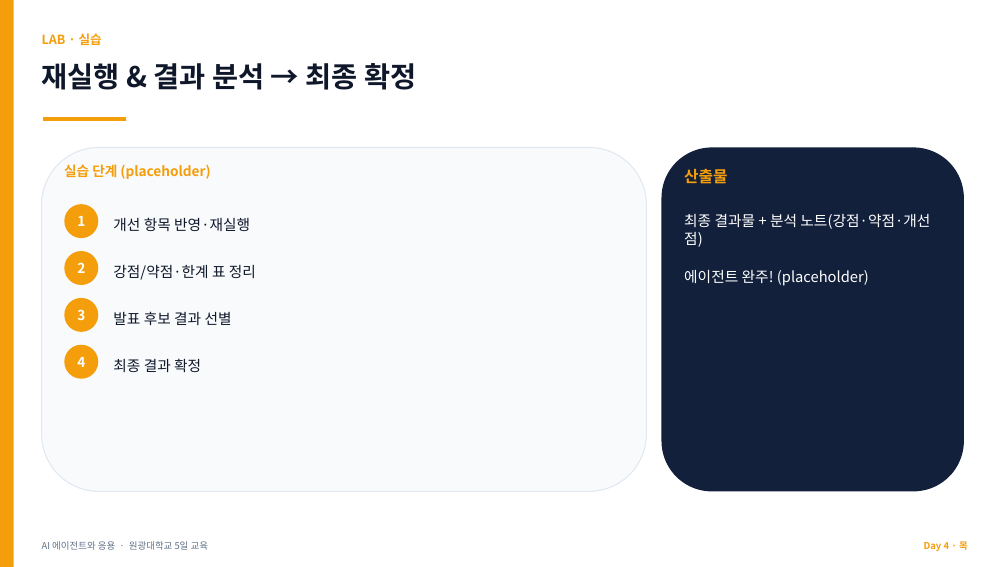
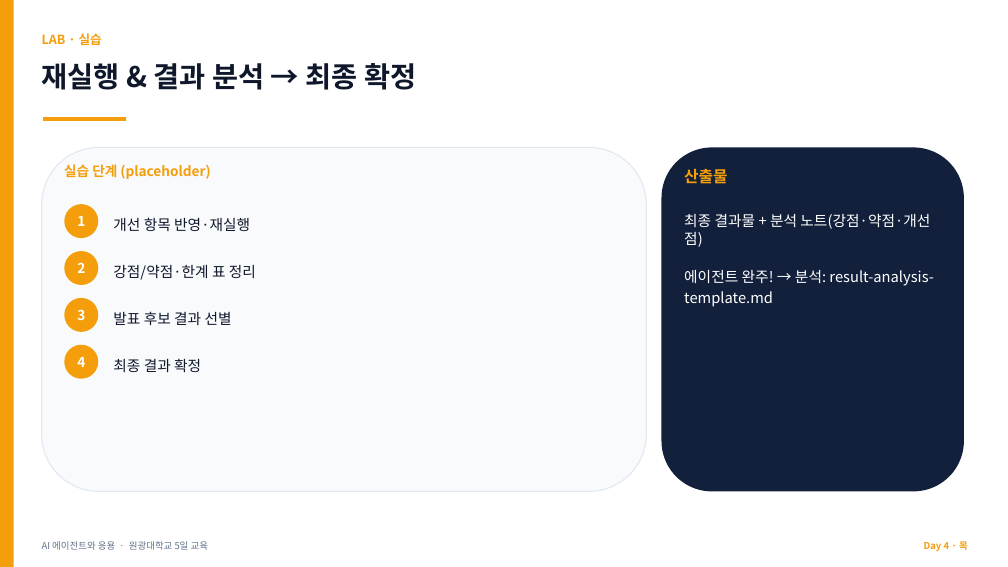
Before and after one commit to jyshin-22/wku-ai-agent-program, a slide deck: slide 22 of slides/day4.pptx. Drawn at 1008x567 pixels with LibreOffice and Linux fonts; fonts in the diff are those of the drawing. Boxes give left, top, right and bottom in pixels: in the first picture for what was removed or moved away, otherwise in the second. Text is boxed around its words. In the diff, an @@ line names an element or a change of style, - is before the commit and + after.

```diff
--- a/slides/day4.pptx
+++ b/slides/day4.pptx
@@ text at <box>684,214,933,307</box>: text changed @@
-최종 결과물 + 분석 노트(강점·약점·개선점)
-에이전트 완주! (placeholder)
+최종 결과물 + 분석 노트(강점·약점·개선점)
+에이전트 완주! → 분석: result-analysis-template.md
```
Also in this commit, not shown: 3 other slides changed, 11 other files.
